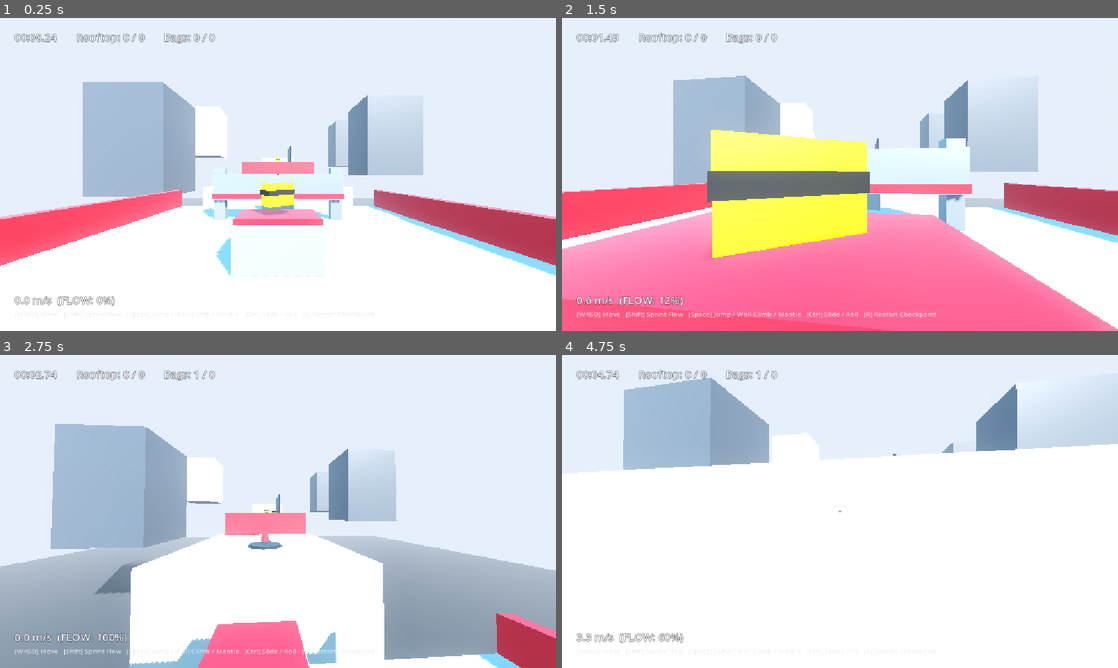
Above: before the commit, frames 1-4 (two rows, left to right).
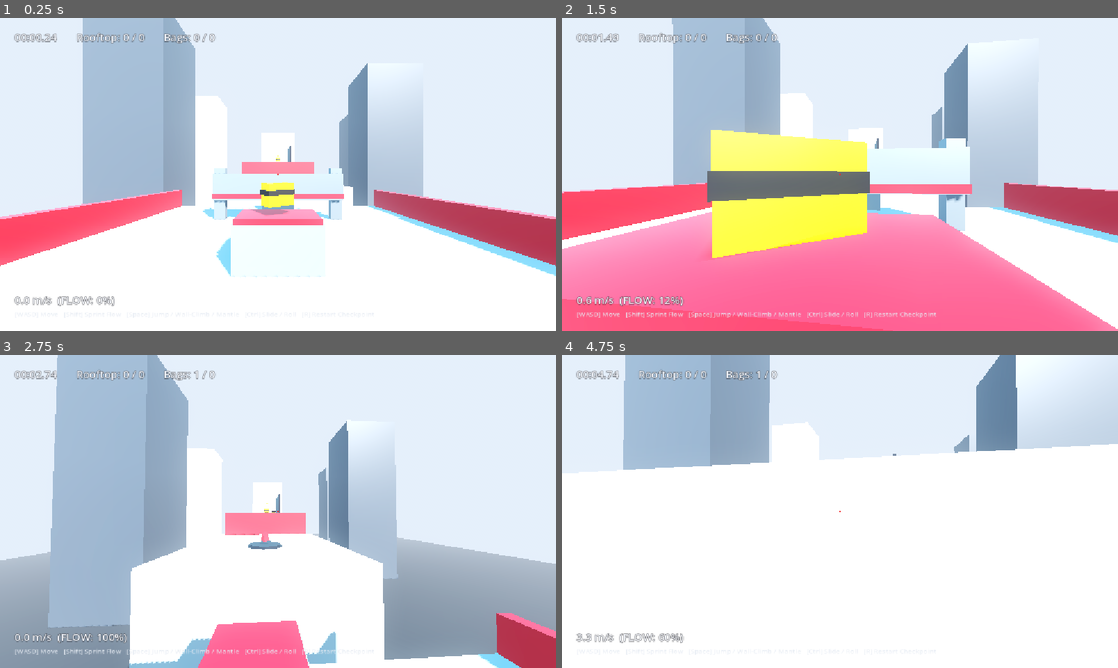
Above: after the commit, the same moments.

Repository: ebauer123/gamedevproject
Game: Godot game, scene res://scenes/main.tscn
Two runs of this game, one before a commit and one after it. Both use one fixed random seed, a clock stepped at 60 frames per second and the inputs below.
Inputs (mouse positions are in pixels of both pictures, inside the frame that each line leads up to):
- Up to frame 1 (0.25 s): no input
- Up to frame 2 (1.5 s): tap Enter at 0.5 s; move the mouse to (867, 174) at 0.52 s; hold Ctrl (crouch) 0.53-1.28 s; hold W (move_forward) from 0.53 s (still down); click (867, 174) at 0.67 s; tap Space (jump) at 0.77, 1.07 s; move the mouse to (812, 174) at 1.27 s; tap Shift (sprint) at 1.35 s
- Up to frame 3 (2.75 s): keep holding W (move_forward); tap Space (jump) at 1.52, 1.82 s; move the mouse to (289, 505) at 2.02 s; tap Enter at 2.1 s
- Up to frame 4 (4.75 s): keep holding W (move_forward); move the mouse to (834, 517) at 2.77 s; tap C at 2.85 s; click (834, 517) at 2.92 s; tap Space (jump) at 3.02, 3.32, 3.77, 4.07, 4.52 s; move the mouse to (878, 514) at 3.52 s; hold Ctrl (crouch) 3.53-4.28 s; move the mouse to (795, 508) at 4.27 s; tap Shift (sprint) at 4.35 s

The runs differ from the first frame. In frame 1, 7.1% of the frame differs, in the area x 14-77%, y 0-60%; in frame 2, 5.7%; in frame 3, 11%, in the area x 0-100%, y 0-100%; in frame 4, 4.1%.

Commit message:
tweaks

Diff:
--- a/scenes/main.tscn
+++ b/scenes/main.tscn
@@ -33,14 +33,36 @@
 fog_light_color = Color(0.78, 0.85, 0.94, 1)
 fog_density = 0.0015
 
-[sub_resource type="StandardMaterial3D" id="Mat_roof_white"]
-albedo_color = Color(0.92, 0.94, 0.96, 1)
-roughness = 0.65
+[sub_resource type="BoxMesh" id="Mesh_roof_summit"]
+size = Vector3(18, 63.36548, 18)
 
 [sub_resource type="StandardMaterial3D" id="Mat_bldg_facade"]
 albedo_color = Color(0.28, 0.32, 0.38, 1)
 metallic = 0.3
 roughness = 0.45
+
+[sub_resource type="StandardMaterial3D" id="Mat_roof_white"]
+albedo_color = Color(0.92, 0.94, 0.96, 1)
+roughness = 0.65
+
+[sub_resource type="BoxShape3D" id="Shape_roof_summit"]
+size = Vector3(18, 26, 18)
+
+[sub_resource type="StandardMaterial3D" id="Mat_ground_street"]
+albedo_color = Color(0.12, 0.13, 0.15, 1)
+roughness = 0.9
+
+[sub_resource type="BoxShape3D" id="Shape_roof_1"]
+size = Vector3(14, 20, 18)
+
+[sub_resource type="BoxMesh" id="Mesh_roof_1"]
+size = Vector3(14, 20, 18)
+
+[sub_resource type="BoxShape3D" id="Shape_parapet_side"]
+size = Vector3(0.4, 1.1, 18)
+
+[sub_resource type="BoxMesh" id="Mesh_parapet_side"]
+size = Vector3(0.4, 1.1, 18)
 
 [sub_resource type="StandardMaterial3D" id="Mat_parapet_red"]
 albedo_color = Color(0.95, 0.12, 0.18, 1)
@@ -49,22 +71,6 @@
 emission = Color(0.95, 0.1, 0.15, 1)
 emission_energy_multiplier = 0.4
 
-[sub_resource type="StandardMaterial3D" id="Mat_ground_street"]
-albedo_color = Color(0.12, 0.13, 0.15, 1)
-roughness = 0.9
-
-[sub_resource type="BoxShape3D" id="Shape_roof_1"]
-size = Vector3(14, 20, 18)
-
-[sub_resource type="BoxMesh" id="Mesh_roof_1"]
-size = Vector3(14, 20, 18)
-
-[sub_resource type="BoxShape3D" id="Shape_parapet_side"]
-size = Vector3(0.4, 1.1, 18)
-
-[sub_resource type="BoxMesh" id="Mesh_parapet_side"]
-size = Vector3(0.4, 1.1, 18)
-
 [sub_resource type="BoxShape3D" id="Shape_roof_2"]
 size = Vector3(14, 21, 16)
 
@@ -95,214 +101,206 @@
 [sub_resource type="BoxMesh" id="Mesh_roof_4_low"]
 size = Vector3(14, 24, 20)
 
-[sub_resource type="BoxShape3D" id="Shape_roof_summit"]
-size = Vector3(18, 26, 18)
-
-[sub_resource type="BoxMesh" id="Mesh_roof_summit"]
-size = Vector3(18, 26, 18)
-
-[node name="Main" type="Node3D"]
+[node name="Main" type="Node3D" unique_id=317555215]
 script = ExtResource("1_level")
 
-[node name="WorldEnvironment" type="WorldEnvironment" parent="."]
+[node name="WorldEnvironment" type="WorldEnvironment" parent="." unique_id=2108430631]
 environment = SubResource("Environment_runner")
 
-[node name="DirectionalLight3D" type="DirectionalLight3D" parent="."]
+[node name="DirectionalLight3D" type="DirectionalLight3D" parent="." unique_id=1127212550]
 transform = Transform3D(0.866025, -0.286788, 0.409576, 0, 0.819152, 0.573576, -0.5, -0.49673, 0.709406, 0, 30, 0)
 light_color = Color(1, 0.98, 0.94, 1)
 light_energy = 1.15
 shadow_enabled = true
 
-[node name="HUD" parent="." instance=ExtResource("3_hud")]
-
-[node name="Player" parent="." instance=ExtResource("2_player")]
+[node name="HUD" parent="." unique_id=937114065 instance=ExtResource("3_hud")]
+
+[node name="Player" parent="." unique_id=636371600 instance=ExtResource("2_player")]
 transform = Transform3D(1, 0, 0, 0, 1, 0, 0, 0, 1, 0, 1.2, 5)
 
-[node name="SkylineBldg1" type="MeshInstance3D" parent="."]
+[node name="SkylineBldg1" type="MeshInstance3D" parent="." unique_id=1324217960]
 transform = Transform3D(1, 0, 0, 0, 1, 0, 0, 0, 1, -35, 10, -50)
 mesh = SubResource("Mesh_roof_summit")
 surface_material_override/0 = SubResource("Mat_bldg_facade")
 
-[node name="SkylineBldg2" type="MeshInstance3D" parent="."]
-transform = Transform3D(1, 0, 0, 0, 1, 0, 0, 0, 1, 38, 15, -70)
+[node name="SkylineBldg2" type="MeshInstance3D" parent="." unique_id=2124265740]
+transform = Transform3D(1, 0, 0, 0, 1, 0, 0, 0, 1, 38, 6.6345367, -70)
 mesh = SubResource("Mesh_roof_summit")
 surface_material_override/0 = SubResource("Mat_bldg_facade")
 
-[node name="SkylineBldg3" type="MeshInstance3D" parent="."]
-transform = Transform3D(1, 0, 0, 0, 1, 0, 0, 0, 1, -40, 25, -110)
-mesh = SubResource("Mesh_roof_summit")
-surface_material_override/0 = SubResource("Mat_roof_white")
-
-[node name="SkylineBldg4" type="MeshInstance3D" parent="."]
-transform = Transform3D(1, 0, 0, 0, 1, 0, 0, 0, 1, 42, 20, -120)
+[node name="SkylineBldg3" type="MeshInstance3D" parent="." unique_id=2096521380]
+transform = Transform3D(1, 0, 0, 0, 1, 0, 0, 0, 1, -40.32544, 11.469417, -110.34463)
+mesh = SubResource("Mesh_roof_summit")
+surface_material_override/0 = SubResource("Mat_roof_white")
+
+[node name="SkylineBldg4" type="MeshInstance3D" parent="." unique_id=211101988]
+transform = Transform3D(1, 0, 0, 0, 1, 0, 0, 0, 1, 50.462112, 5.9082108, -124.87058)
 mesh = SubResource("Mesh_roof_summit")
 surface_material_override/0 = SubResource("Mat_bldg_facade")
 
-[node name="StreetFloor" type="StaticBody3D" parent="."]
+[node name="StreetFloor" type="StaticBody3D" parent="." unique_id=1282201487]
 transform = Transform3D(1, 0, 0, 0, 1, 0, 0, 0, 1, 0, -35, -70)
 
-[node name="Collision" type="CollisionShape3D" parent="StreetFloor"]
+[node name="Collision" type="CollisionShape3D" parent="StreetFloor" unique_id=210483845]
 shape = SubResource("Shape_roof_summit")
 
-[node name="Mesh" type="MeshInstance3D" parent="StreetFloor"]
-transform = Transform3D(15, 0, 0, 0, 1, 0, 0, 0, 15, 0, 0, 0)
+[node name="Mesh" type="MeshInstance3D" parent="StreetFloor" unique_id=13541723]
+transform = Transform3D(15, 0, 0, 0, 1, 0, 0, 0, 15, 0, -15.565567, 0)
 mesh = SubResource("Mesh_roof_summit")
 surface_material_override/0 = SubResource("Mat_ground_street")
 
-[node name="Rooftop1" type="StaticBody3D" parent="."]
+[node name="Rooftop1" type="StaticBody3D" parent="." unique_id=185192260]
 transform = Transform3D(1, 0, 0, 0, 1, 0, 0, 0, 1, 0, -10, 0)
 
-[node name="Collision" type="CollisionShape3D" parent="Rooftop1"]
+[node name="Collision" type="CollisionShape3D" parent="Rooftop1" unique_id=1775735078]
 shape = SubResource("Shape_roof_1")
 
-[node name="Mesh" type="MeshInstance3D" parent="Rooftop1"]
+[node name="Mesh" type="MeshInstance3D" parent="Rooftop1" unique_id=1849203339]
 mesh = SubResource("Mesh_roof_1")
 surface_material_override/0 = SubResource("Mat_roof_white")
 
-[node name="ParapetL1" type="StaticBody3D" parent="."]
+[node name="ParapetL1" type="StaticBody3D" parent="." unique_id=148347905]
 transform = Transform3D(1, 0, 0, 0, 1, 0, 0, 0, 1, -6.8, 0.55, 0)
 
-[node name="Collision" type="CollisionShape3D" parent="ParapetL1"]
+[node name="Collision" type="CollisionShape3D" parent="ParapetL1" unique_id=2049757047]
 shape = SubResource("Shape_parapet_side")
 
-[node name="Mesh" type="MeshInstance3D" parent="ParapetL1"]
+[node name="Mesh" type="MeshInstance3D" parent="ParapetL1" unique_id=124419916]
 mesh = SubResource("Mesh_parapet_side")
 surface_material_override/0 = SubResource("Mat_parapet_red")
 
-[node name="ParapetR1" type="StaticBody3D" parent="."]
+[node name="ParapetR1" type="StaticBody3D" parent="." unique_id=1838713405]
 transform = Transform3D(1, 0, 0, 0, 1, 0, 0, 0, 1, 6.8, 0.55, 0)
 
-[node name="Collision" type="CollisionShape3D" parent="ParapetR1"]
+[node name="Collision" type="CollisionShape3D" parent="ParapetR1" unique_id=1990499468]
 shape = SubResource("Shape_parapet_side")
 
-[node name="Mesh" type="MeshInstance3D" parent="ParapetR1"]
+[node name="Mesh" type="MeshInstance3D" parent="ParapetR1" unique_id=1612919753]
 mesh = SubResource("Mesh_parapet_side")
 surface_material_override/0 = SubResource("Mat_parapet_red")
 
-[node name="ACUnitVault" parent="." instance=ExtResource("5_ac")]
-transform = Transform3D(1, 0, 0, 0, 1, 0, 0, 0, 1, 0, 0, 0)
-
-[node name="Bag1" parent="." instance=ExtResource("9_bag")]
+[node name="ACUnitVault" parent="." unique_id=975500957 instance=ExtResource("5_ac")]
+
+[node name="Bag1" parent="." unique_id=11729076 instance=ExtResource("9_bag")]
 transform = Transform3D(1, 0, 0, 0, 1, 0, 0, 0, 1, 0, 1.6, 0)
 
-[node name="VentDuctSlide1" parent="." instance=ExtResource("6_duct")]
+[node name="VentDuctSlide1" parent="." unique_id=1444442178 instance=ExtResource("6_duct")]
 transform = Transform3D(1, 0, 0, 0, 1, 0, 0, 0, 1, 0, 0, -5)
 
-[node name="Springboard1" parent="." instance=ExtResource("5_ac")]
+[node name="Springboard1" parent="." unique_id=1230556576 instance=ExtResource("5_ac")]
 transform = Transform3D(1, 0, 0, 0, 1, 0, 0, 0, 1, 0, 0, -8.2)
 horizontal_boost = 11.5
 vertical_lift = 6.8
 
-[node name="Rooftop2" type="StaticBody3D" parent="."]
+[node name="Rooftop2" type="StaticBody3D" parent="." unique_id=1124490245]
 transform = Transform3D(1, 0, 0, 0, 1, 0, 0, 0, 1, 0, -9.5, -22)
 
-[node name="Collision" type="CollisionShape3D" parent="Rooftop2"]
+[node name="Collision" type="CollisionShape3D" parent="Rooftop2" unique_id=1701282039]
 shape = SubResource("Shape_roof_2")
 
-[node name="Mesh" type="MeshInstance3D" parent="Rooftop2"]
+[node name="Mesh" type="MeshInstance3D" parent="Rooftop2" unique_id=1736989443]
 mesh = SubResource("Mesh_roof_2")
 surface_material_override/0 = SubResource("Mat_roof_white")
 
-[node name="Checkpoint1" parent="." instance=ExtResource("4_ckpt")]
-transform = Transform3D(1, 0, 0, 0, 1, 0, 0, 0, 1, 0, 1.0, -20)
-checkpoint_index = 1
-
-[node name="TicTacWall" type="StaticBody3D" parent="."]
+[node name="Checkpoint1" parent="." unique_id=932835260 instance=ExtResource("4_ckpt")]
+transform = Transform3D(1, 0, 0, 0, 1, 0, 0, 0, 1, 0, 1, -20)
+
+[node name="TicTacWall" type="StaticBody3D" parent="." unique_id=2114653739]
 transform = Transform3D(1, 0, 0, 0, 1, 0, 0, 0, 1, 0, 2.6, -29.6)
 
-[node name="Collision" type="CollisionShape3D" parent="TicTacWall"]
+[node name="Collision" type="CollisionShape3D" parent="TicTacWall" unique_id=1000352332]
 shape = SubResource("Shape_tictac_wall")
 
-[node name="Mesh" type="MeshInstance3D" parent="TicTacWall"]
+[node name="Mesh" type="MeshInstance3D" parent="TicTacWall" unique_id=671652722]
 mesh = SubResource("Mesh_tictac_wall")
 surface_material_override/0 = SubResource("Mat_parapet_red")
 
-[node name="UpperDeck2" type="StaticBody3D" parent="."]
+[node name="UpperDeck2" type="StaticBody3D" parent="." unique_id=1443614015]
 transform = Transform3D(1, 0, 0, 0, 1, 0, 0, 0, 1, 0, -7.8, -35)
 
-[node name="Collision" type="CollisionShape3D" parent="UpperDeck2"]
+[node name="Collision" type="CollisionShape3D" parent="UpperDeck2" unique_id=290978062]
 shape = SubResource("Shape_upper_deck")
 
-[node name="Mesh" type="MeshInstance3D" parent="UpperDeck2"]
+[node name="Mesh" type="MeshInstance3D" parent="UpperDeck2" unique_id=1465880407]
 mesh = SubResource("Mesh_upper_deck")
 surface_material_override/0 = SubResource("Mat_roof_white")
 
-[node name="Bag2" parent="." instance=ExtResource("9_bag")]
+[node name="Bag2" parent="." unique_id=1521014116 instance=ExtResource("9_bag")]
 transform = Transform3D(1, 0, 0, 0, 1, 0, 0, 0, 1, 0, 4.8, -33)
 
-[node name="WallrunPanelRight" parent="." instance=ExtResource("8_wallrun")]
-transform = Transform3D(1, 0, 0, 0, 1, 0, 0, 0, 1, 2.8, 4.0, -46)
-
-[node name="Bag3" parent="." instance=ExtResource("9_bag")]
-transform = Transform3D(1, 0, 0, 0, 1, 0, 0, 0, 1, 1.8, 5.0, -46)
-
-[node name="Rooftop3" type="StaticBody3D" parent="."]
+[node name="WallrunPanelRight" parent="." unique_id=799262606 instance=ExtResource("8_wallrun")]
+transform = Transform3D(1, 0, 0, 0, 1, 0, 0, 0, 1, 2.8, 4, -46)
+
+[node name="Bag3" parent="." unique_id=1021074553 instance=ExtResource("9_bag")]
+transform = Transform3D(1, 0, 0, 0, 1, 0, 0, 0, 1, 1.8, 5, -46)
+
+[node name="Rooftop3" type="StaticBody3D" parent="." unique_id=1538267864]
 transform = Transform3D(1, 0, 0, 0, 1, 0, 0, 0, 1, 0, -7.8, -58)
 
-[node name="Collision" type="CollisionShape3D" parent="Rooftop3"]
+[node name="Collision" type="CollisionShape3D" parent="Rooftop3" unique_id=299136100]
 shape = SubResource("Shape_roof_3")
 
-[node name="Mesh" type="MeshInstance3D" parent="Rooftop3"]
+[node name="Mesh" type="MeshInstance3D" parent="Rooftop3" unique_id=492332970]
 mesh = SubResource("Mesh_roof_3")
 surface_material_override/0 = SubResource("Mat_roof_white")
 
-[node name="Checkpoint2" parent="." instance=ExtResource("4_ckpt")]
+[node name="Checkpoint2" parent="." unique_id=1105042097 instance=ExtResource("4_ckpt")]
 transform = Transform3D(1, 0, 0, 0, 1, 0, 0, 0, 1, 0, 4.2, -55)
 checkpoint_index = 2
 
-[node name="BalancePipe1" parent="." instance=ExtResource("7_pipe")]
+[node name="BalancePipe1" parent="." unique_id=1511491135 instance=ExtResource("7_pipe")]
 transform = Transform3D(1, 0, 0, 0, 1, 0, 0, 0, 1, 0, 4.5, -67)
 
-[node name="HighDropLedge" type="StaticBody3D" parent="."]
+[node name="HighDropLedge" type="StaticBody3D" parent="." unique_id=846252825]
 transform = Transform3D(1, 0, 0, 0, 1, 0, 0, 0, 1, 0, -3.5, -76)
 
-[node name="Collision" type="CollisionShape3D" parent="HighDropLedge"]
+[node name="Collision" type="CollisionShape3D" parent="HighDropLedge" unique_id=209644314]
 shape = SubResource("Shape_upper_deck")
 
-[node name="Mesh" type="MeshInstance3D" parent="HighDropLedge"]
+[node name="Mesh" type="MeshInstance3D" parent="HighDropLedge" unique_id=1306292524]
 mesh = SubResource("Mesh_upper_deck")
 surface_material_override/0 = SubResource("Mat_roof_white")
 
-[node name="Bag4" parent="." instance=ExtResource("9_bag")]
+[node name="Bag4" parent="." unique_id=2118839744 instance=ExtResource("9_bag")]
 transform = Transform3D(1, 0, 0, 0, 1, 0, 0, 0, 1, 0, 9.2, -74)
 
-[node name="Rooftop4Low" type="StaticBody3D" parent="."]
-transform = Transform3D(1, 0, 0, 0, 1, 0, 0, 0, 1, 0, -8.0, -90)
-
-[node name="Collision" type="CollisionShape3D" parent="Rooftop4Low"]
+[node name="Rooftop4Low" type="StaticBody3D" parent="." unique_id=1420339482]
+transform = Transform3D(1, 0, 0, 0, 1, 0, 0, 0, 1, 0, -8, -90)
+
+[node name="Collision" type="CollisionShape3D" parent="Rooftop4Low" unique_id=1000230713]
 shape = SubResource("Shape_roof_4_low")
 
-[node name="Mesh" type="MeshInstance3D" parent="Rooftop4Low"]
+[node name="Mesh" type="MeshInstance3D" parent="Rooftop4Low" unique_id=28125893]
 mesh = SubResource("Mesh_roof_4_low")
 surface_material_override/0 = SubResource("Mat_roof_white")
 
-[node name="Checkpoint3" parent="." instance=ExtResource("4_ckpt")]
-transform = Transform3D(1, 0, 0, 0, 1, 0, 0, 0, 1, 0, 4.0, -86)
+[node name="Checkpoint3" parent="." unique_id=1036249112 instance=ExtResource("4_ckpt")]
+transform = Transform3D(1, 0, 0, 0, 1, 0, 0, 0, 1, 0, 4, -86)
 checkpoint_index = 3
 
-[node name="VentDuctSlide2" parent="." instance=ExtResource("6_duct")]
-transform = Transform3D(1, 0, 0, 0, 1, 0, 0, 0, 1, 0, 4.0, -92)
-
-[node name="Bag5" parent="." instance=ExtResource("9_bag")]
+[node name="VentDuctSlide2" parent="." unique_id=1047954624 instance=ExtResource("6_duct")]
+transform = Transform3D(1, 0, 0, 0, 1, 0, 0, 0, 1, 0, 4, -92)
+
+[node name="Bag5" parent="." unique_id=1318024965 instance=ExtResource("9_bag")]
 transform = Transform3D(1, 0, 0, 0, 1, 0, 0, 0, 1, 2.5, 4.8, -94)
 
-[node name="SpringboardFinal" parent="." instance=ExtResource("5_ac")]
-transform = Transform3D(1, 0, 0, 0, 1, 0, 0, 0, 1, 0, 4.0, -98)
+[node name="SpringboardFinal" parent="." unique_id=577946796 instance=ExtResource("5_ac")]
+transform = Transform3D(1, 0, 0, 0, 1, 0, 0, 0, 1, 0, 4, -98)
 horizontal_boost = 13.0
 vertical_lift = 7.5
 
-[node name="SummitRooftop" type="StaticBody3D" parent="."]
-transform = Transform3D(1, 0, 0, 0, 1, 0, 0, 0, 1, 0, -7.0, -114)
-
-[node name="Collision" type="CollisionShape3D" parent="SummitRooftop"]
+[node name="SummitRooftop" type="StaticBody3D" parent="." unique_id=274605705]
+transform = Transform3D(1, 0, 0, 0, 1, 0, 0, 0, 1, 0, -7, -114)
+
+[node name="Collision" type="CollisionShape3D" parent="SummitRooftop" unique_id=1039894116]
 shape = SubResource("Shape_roof_summit")
 
-[node name="Mesh" type="MeshInstance3D" parent="SummitRooftop"]
-mesh = SubResource("Mesh_roof_summit")
-surface_material_override/0 = SubResource("Mat_roof_white")
-
-[node name="Bag6" parent="." instance=ExtResource("9_bag")]
+[node name="Mesh" type="MeshInstance3D" parent="SummitRooftop" unique_id=1345808375]
+mesh = SubResource("Mesh_roof_summit")
+surface_material_override/0 = SubResource("Mat_roof_white")
+
+[node name="Bag6" parent="." unique_id=1381556543 instance=ExtResource("9_bag")]
 transform = Transform3D(1, 0, 0, 0, 1, 0, 0, 0, 1, -3.5, 6.8, -112)
 
-[node name="ExtractionDoor" parent="." instance=ExtResource("10_exit")]
-transform = Transform3D(1, 0, 0, 0, 1, 0, 0, 0, 1, 0, 6.0, -118)
+[node name="ExtractionDoor" parent="." unique_id=1062780270 instance=ExtResource("10_exit")]
+transform = Transform3D(1, 0, 0, 0, 1, 0, 0, 0, 1, 0, 6, -118)
Not shown: 1 places in scenes/main.tscn that only renumber resources
